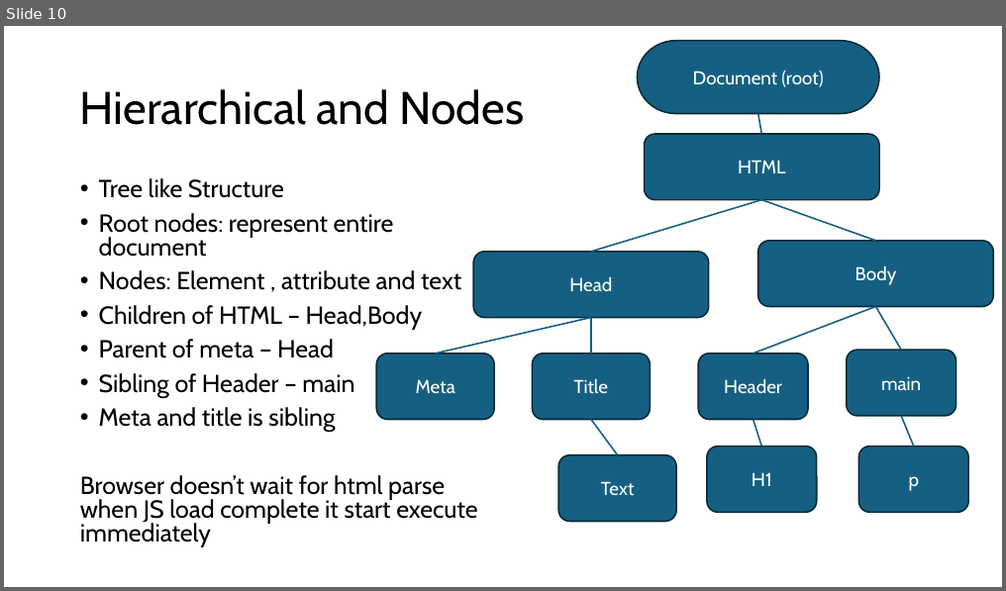
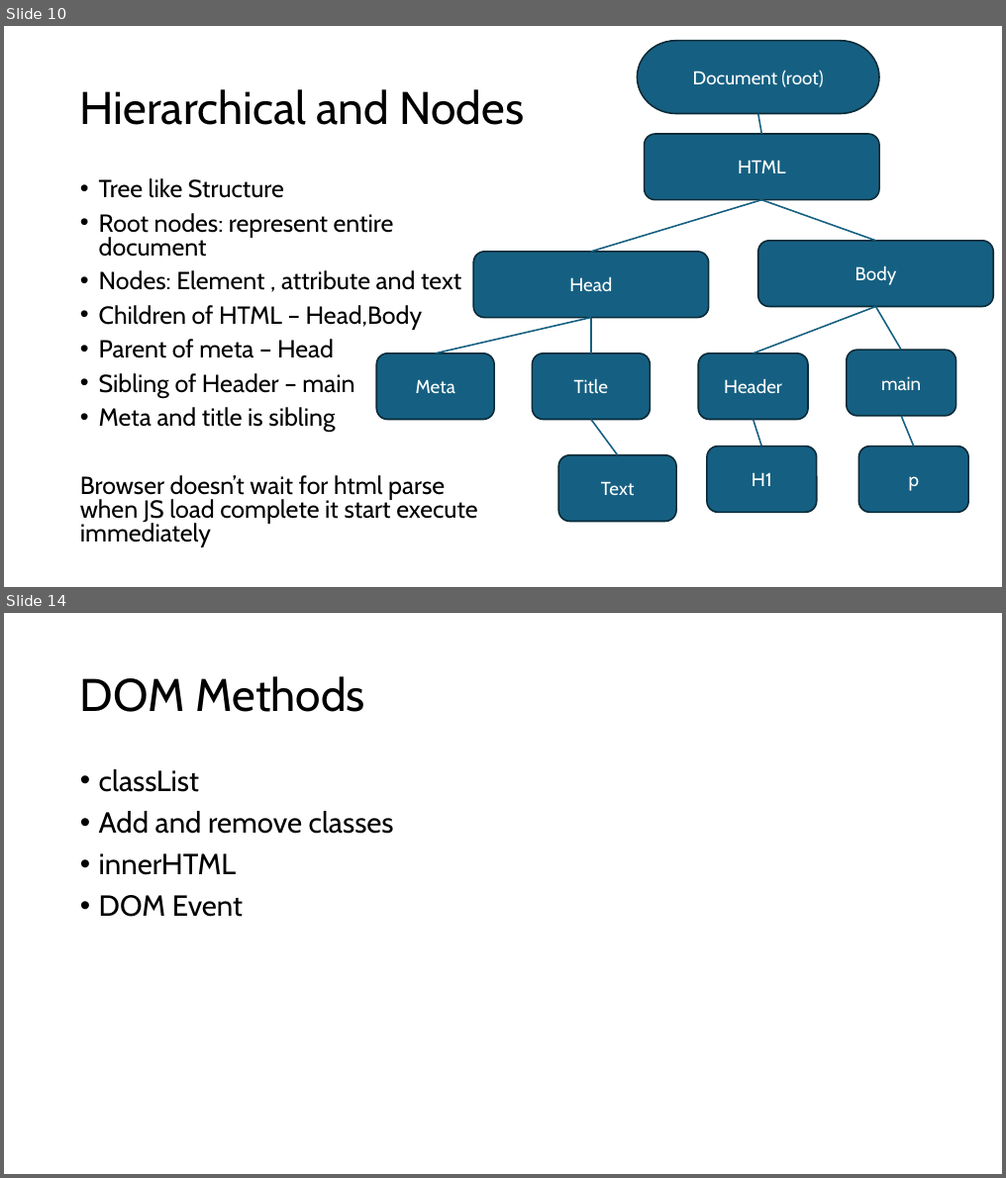
Before and after one commit to PiyushChaturvedii/Batch06, a slide deck: JS/JavaScript.pptx. Shown one above the other, each under a label of ours: slide 10 before the commit, slides 10 and 14 after it; the slides between them are not shown. The pictures are 1006x591 and 1006x1178 pixels, drawn with LibreOffice and Linux fonts; fonts in the diff are those of the drawing. Boxes give left, top, right and bottom in pixels: in the first picture for what was removed or moved away, otherwise in the second. Text is boxed around its words. In the diff, an @@ line names an element or a change of style, - is before the commit and + after.

```diff
--- a/JS/JavaScript.pptx
+++ b/JS/JavaScript.pptx
@@ slide 14 added at (4,613,1002,1174), background #FFFFFF @@
@@ title added at (80,676,365,712), 44 pt, text #000000 @@
+DOM Methods
@@ text added at (99,769,394,917), 28 pt, text #000000 @@
+• classList
+• Add and remove classes
+• innerHTML
+• DOM Event
```
Also in this commit, not shown: 1 slide changed, 3 other slides added, 28 other files.
